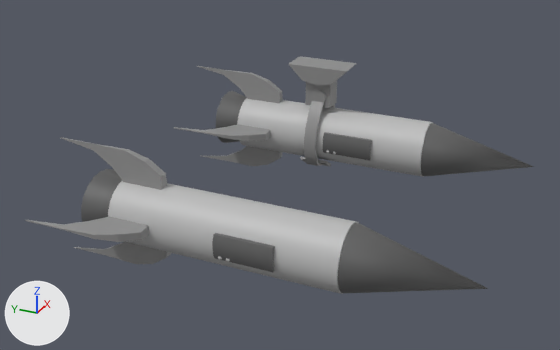
Renders of the FBX model EasyWebCamAR-master/Assets/Model/Missile.fbx from each side of a commit.
Both versions are drawn from a 50 mm camera at (-0.569, -0.251, 0.523) aimed at (-0.103, -0.041, 0.29). Every picture has the same lights, and +X, +Y and +Z are marked at lower left. Where no turn or scale is listed for an object, it has been applied to the vertices.

The older version as bpy lines, for what is in view:
```python
me_mesh = bpy.data.meshes.new('Mesh')
me_mesh.from_pydata(...)  # 609 vertices, 592 faces; spans x -0.043..0.043, y -0.145..0.145, z -0.043..0.043
# faces by material slot: [420, 99, 73]
me_mesh.materials.append(mat_lambert1)  # grey #bcbcbc
me_mesh.materials.append(mat_pasted__black_grey)  # dark grey #626262
me_mesh.materials.append(mat_pasted__grey)  # grey #8f8f8f
me_mesh_001 = bpy.data.meshes.new('Mesh.001')
me_mesh_001.from_pydata(...)  # 840 vertices, 827 faces; spans x -0.043..0.043, y -0.145..0.145, z -0.051..0.051
# faces by material slot: [308, 420, 99]
me_mesh_001.materials.append(mat_grey)  # grey #8f8f8f
me_mesh_001.materials.append(mat_lambert1)  # grey #bcbcbc
me_mesh_001.materials.append(mat_black_grey)  # dark grey #626262
ob_pasted__polysurface6 = bpy.data.objects.new('pasted__polySurface6', me_mesh)
ob_pasted__polysurface6.location = (-0.1842, -0.0605, 0.2859)
ob_polysurface1 = bpy.data.objects.new('polySurface1', me_mesh_001)
ob_polysurface1.location = (0.0, -0.0605, 0.2941)
```
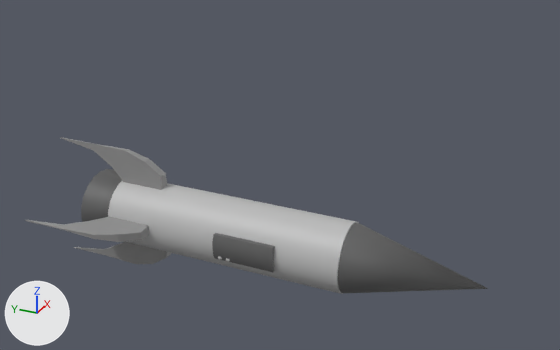
Pixel boxes [x1, y1, x2, y2] of what changed, in the pictures (560 x 350 px):
'polySurface1', deleted
    before: [173, 56, 534, 177]
    faces in mat_lambert1 (grey #bcbcbc): [237, 98, 433, 177]
    faces in mat_grey (grey #8f8f8f): [173, 56, 357, 167]
    faces in mat_black_grey (dark grey #626262): [216, 91, 534, 176]

The change, as a list of edits to the scene's bpy script:
```text
Remove ob_polysurface1:
    ob_polysurface1 = bpy.data.objects.new('polySurface1', me_mesh_001)
    ob_polysurface1.location = (0.0, -0.0605, 0.2941)
```
